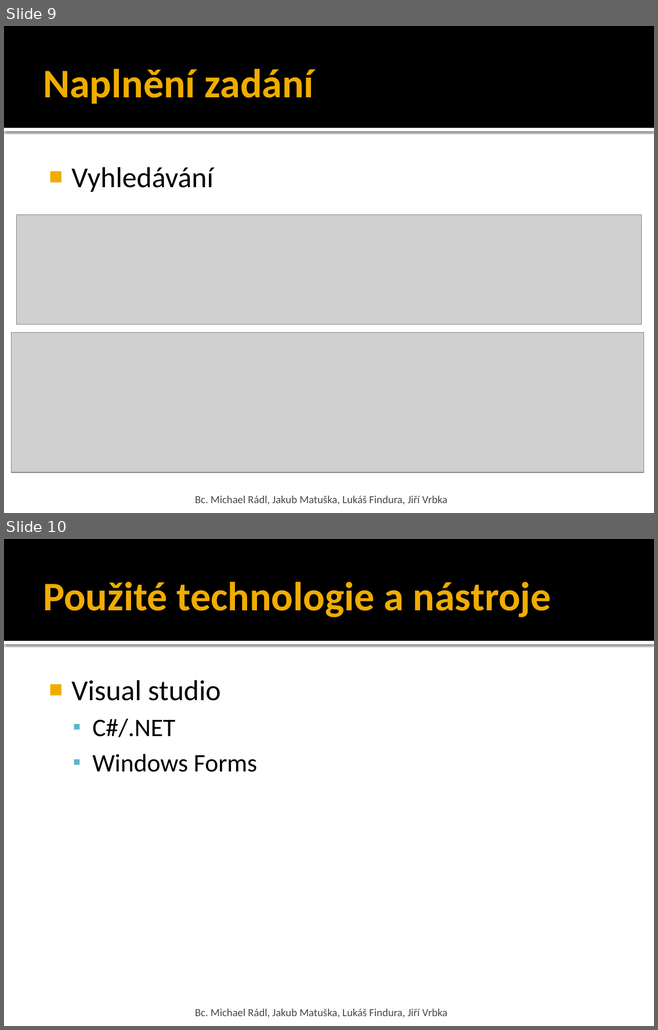
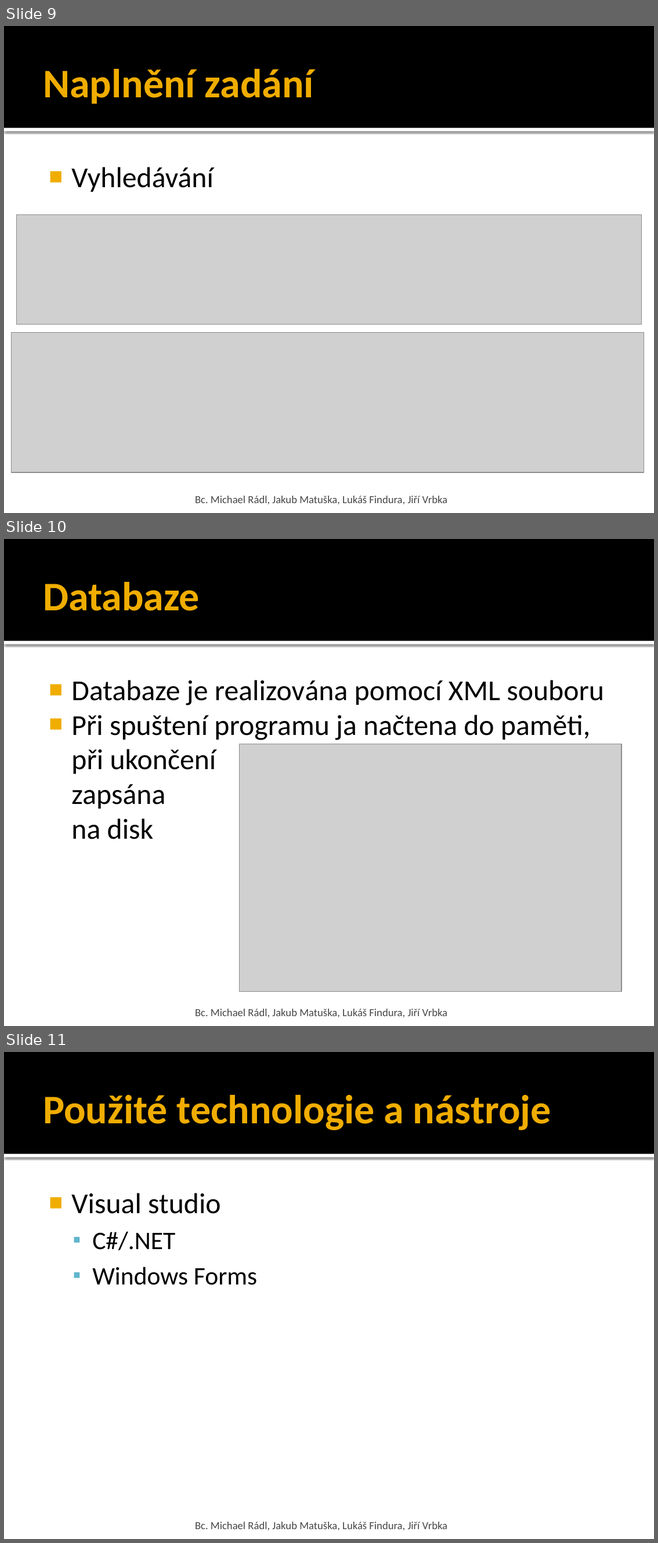
Before and after one commit to matragorn/PV138_RSS_reader, a slide deck: prezentace.pptx. Shown one above the other, each under a label of ours: slides 9 and 10 before the commit, slides 9, 10 and 11 after it. The pictures are 658x1030 and 658x1543 pixels, drawn with LibreOffice and Linux fonts; fonts in the diff are those of the drawing; grey boxes stand for pictures. Boxes give left, top, right and bottom in pixels: in the first picture for what was removed or moved away, otherwise in the second. Text is boxed around its words. In the diff, an @@ line names an element or a change of style, - is before the commit and + after.

Commit message:
Update prezentace

```diff
--- a/prezentace.pptx
+++ b/prezentace.pptx
@@ slide 10 added at [4, 539, 654, 1026], background #FFFFFF; not listed: 2 template elements that a slide beside it also shows @@
@@ title added at [43, 582, 199, 611], 45 pt, text #F0AD00, bold @@
+Databaze
@@ text added at [71, 680, 604, 839], 32 pt, text #000000 @@
+■ Databaze je realizována pomocí XML souboru
+■ Při spuštení programu ja načtena do paměti, při ukončení
+  zapsána
+  na disk
@@ picture added at [239, 744, 621, 992] @@
@@ text added at [195, 1009, 447, 1017], 12 pt, text #454545 @@
+Bc. Michael Rádl, Jakub Matuška, Lukáš Findura, Jiří Vrbka
@@ what was slide 10 is now slide 11 @@
```
